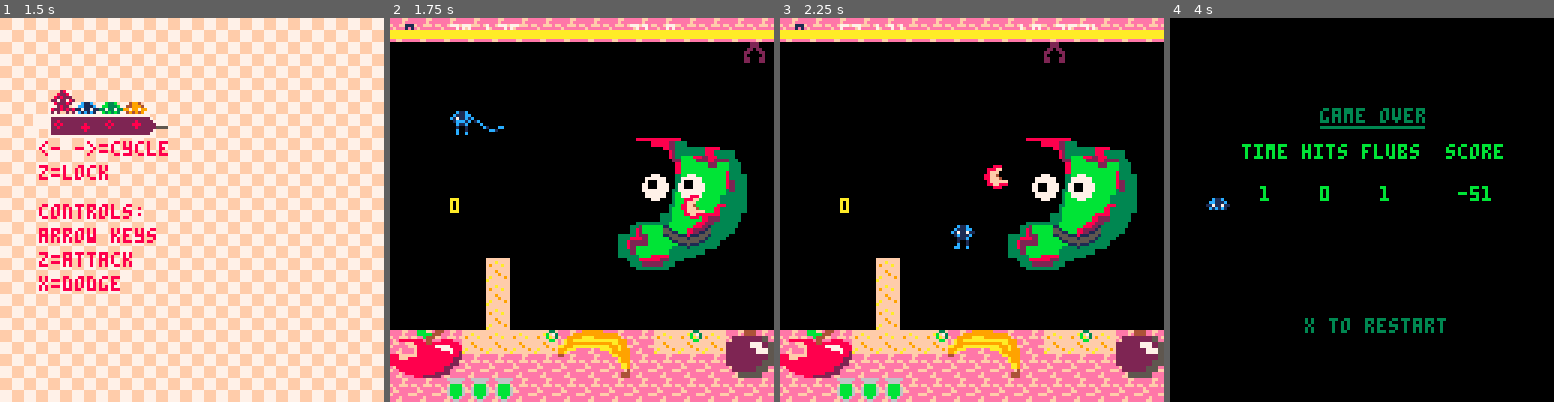
Above: before the commit, frames 1-4 (left to right).
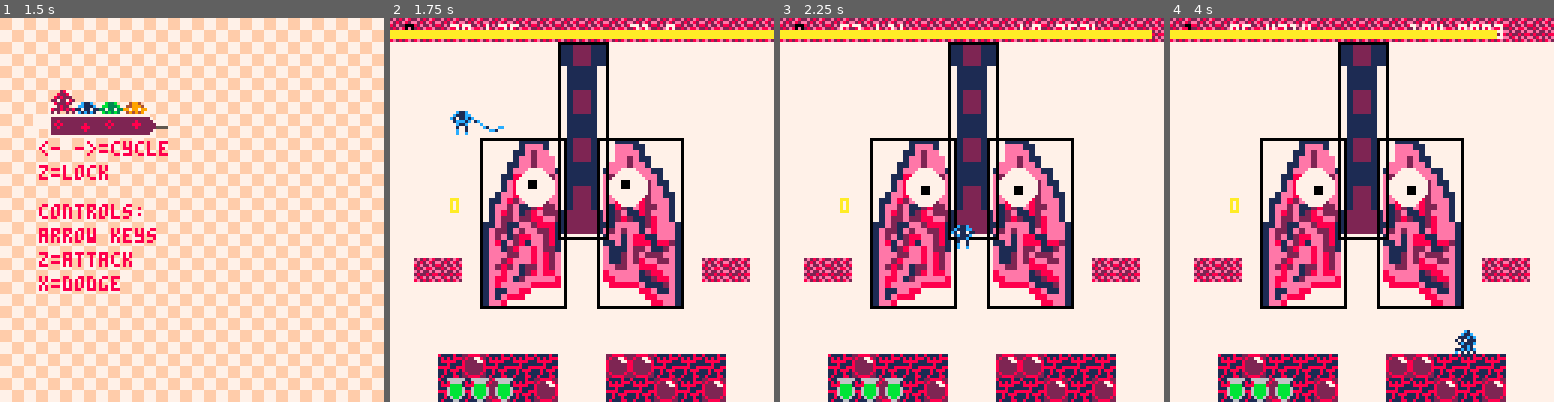
Above: after the commit, the same moments.

Repository: Von-dy/Game_Design_Final_Project
Game: PICO-8 cartridge current_build.p8
The game is run twice, just before and just after one commit, with the same random seed, the same clock (stepped at 60 frames per second) and the same inputs.
Inputs:
- Up to frame 1 (1.5 s): tap X (X key) at 0.33, 1.07 s; tap O (Z key) at 0.7 s
- Up to frame 2 (1.75 s): hold Right from 1.6 s (still down); tap O (Z key) at 1.7 s
- Up to frame 3 (2.25 s): tap X (X key) at 1.85 s; release Right at 2.1 s; tap O (Z key) at 2.1 s; hold Up from 2.15 s (still down)
- Up to frame 4 (4 s): release Up at 2.42 s; hold Right 2.47-3.03 s; tap O (Z key) every 0.4 s from 2.5 to 3.7 s; tap X (X key) at 2.97 s; hold Left 3.08-3.58 s; hold Down 3.63-3.97 s

Frame 1 is identical in both runs. In frame 2, 92% of the frame differs, in the area x 0-100%, y 0-100%; in frame 3, 92%; in frame 4, 97%.

Commit message:
Fixed player hit cooldown

Diff:
--- a/current_build.p8
+++ b/current_build.p8
@@ -448,7 +448,7 @@
 
   --bullet collision with player
 		for p in all(players) do
-   if p.state~=3 and hcollide(hx,hbox.w,hy,hbox.h,p.x,p.w,p.y,p.h) then
+   if p.hitcooldown==0 and p.state~=3 and hcollide(hx,hbox.w,hy,hbox.h,p.x,p.w,p.y,p.h) then
     p.hp-=1
     del(boss.bullets,b)
     good=false
@@ -723,8 +723,8 @@
     dy=-0.15
     dodge+=1
    --player was hit
-   elseif player.hitcooldown>0 then
-    player.hitcooldown-=1
+   --[[elseif player.hitcooldown>0 then
+    player.hitcooldown-=1]]
    else
     state,dodge,dflag=1,0,0
    end
@@ -734,6 +734,9 @@
  --cooldown
  if dcl>0 then
   dcl-=1
+ end
+ if player.hitcooldown>0 then
+  player.hitcooldown-=1
  end
 
  --gravity
@@ -936,7 +939,7 @@
    else p.x=-20 end
   end
   --determine what boss you are fighting
-  if boss.id==0 then make_boss(2) end
+  if boss.id==0 then make_boss(3) end
   --fighting heart boss
   boss_logic(boss.id)
   update_timers()
